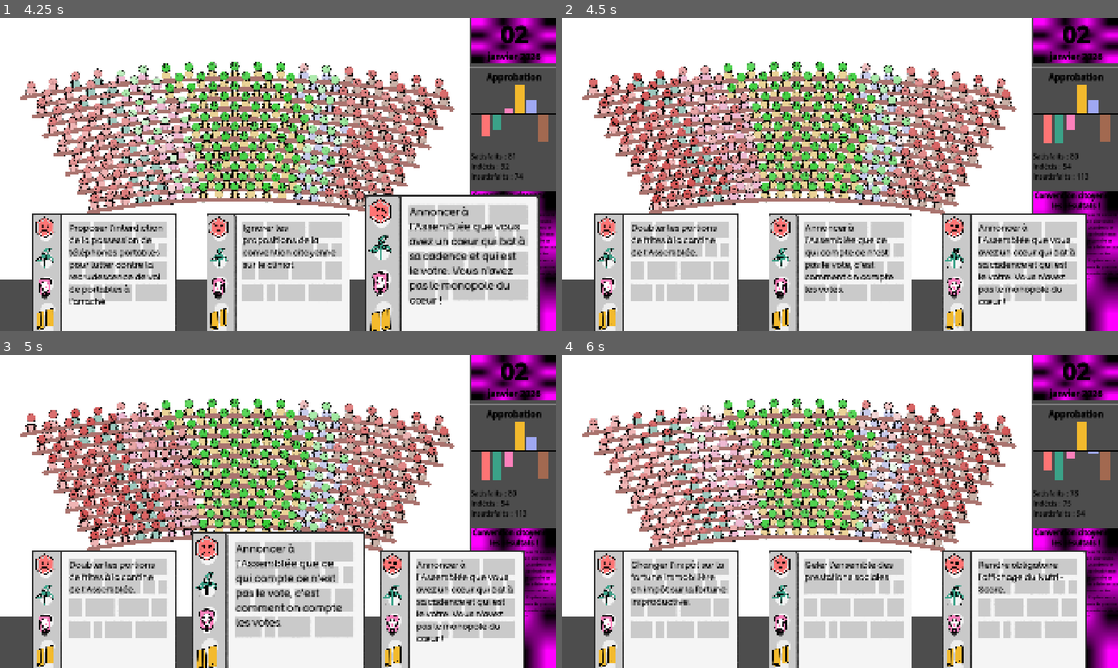
Above: before the commit, frames 1-4 (two rows, left to right).
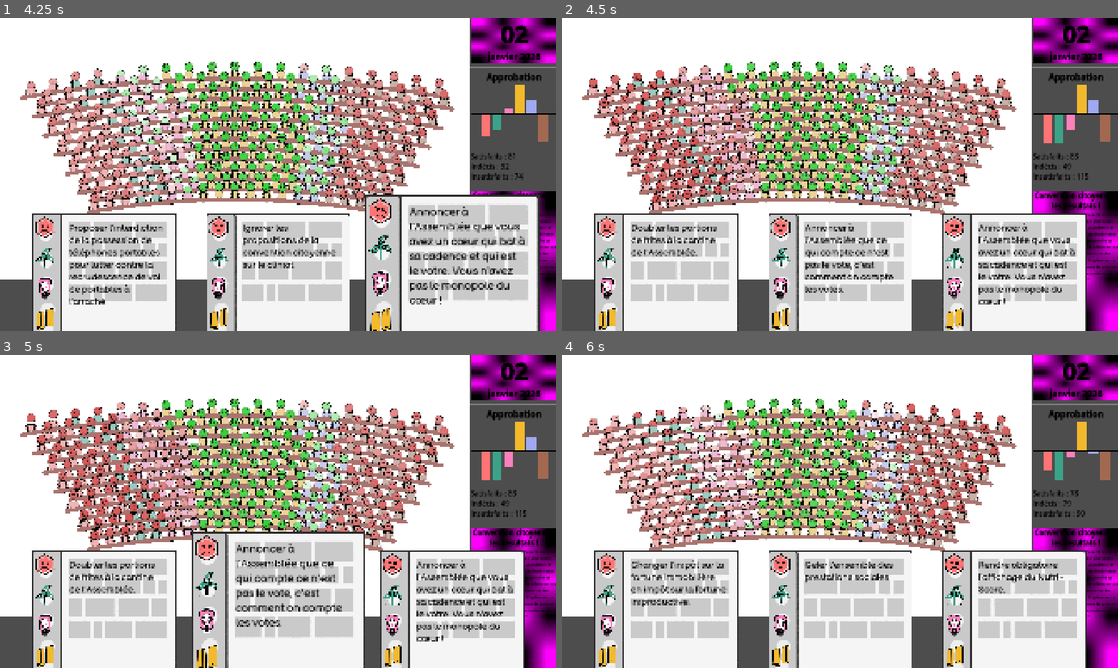
Above: after the commit, the same moments.

Repository: remimorvan/assemblee-nationale-simulator
Game: Godot game, scene res://scenes/game.tscn
Same seed, same stepped clock (60 frames per second), same inputs: the game is played once before the commit and once after it.
Inputs (mouse positions are in pixels of both pictures, inside the frame that each line leads up to):
- Up to frame 1 (4.25 s): tap Enter at 0.5 s; move the mouse to (511, 115) at 0.52 s; click (511, 115) at 0.67 s; tap Space at 1.25 s; move the mouse to (105, 309) at 1.27 s; click (105, 309) at 1.42 s; move the mouse to (278, 309) at 2.02 s; click (278, 309) at 2.17 s; move the mouse to (450, 309) at 2.77 s; click (450, 309) at 2.92 s; click (450, 309) at 3.67 s
- Up to frame 2 (4.5 s): move the mouse to (840, 309) at 4.27 s; click (840, 309) at 4.42 s
- Up to frame 3 (5 s): no input
- Up to frame 4 (6 s): click (840, 646) at 5.17 s; click (840, 646) at 5.92 s

Frame 1 is identical in both runs. In frame 2, 0.2% of the frame differs, in the area x 33-95%, y 19-56%; in frame 3, 0.6%, in the area x 33-95%, y 16-55%; in frame 4, 0.4%.

Commit message:
groenland

Diff:
--- a/assets/card/cards.json
+++ b/assets/card/cards.json
@@ -600,5 +600,21 @@
 		"special_event": "collumbus_day",
 		"special_event_title": "Gérard Collumbus Day",
 		"special_event_descr": "Pour rendre hommage à Gérard Collumbus, une grande journée de festivités ont été organisées dans sa ville natale de Lugdunum par le gouvernement. De nombreux·euses député·e·s du parti En Pause devraient s'y rendre."
+	},
+	{
+		"text": "Envoyer des soldats français au Groenland pour le protéger de la menace impérialiste du « plus grand allié de l'UE » ?!",
+		"effects": {
+			"lfi": [0.6, 0.2],
+			"eco": [0.6, 0.2],
+			"soc": [0.7, 0.2],
+			"macron": [0.8, 0.2],
+			"lr": [0.6, 0.2],
+			"rn": [0.6, 0.2]
+		},
+		"image_path": "safety.png",
+		"quote": "",
+		"special_event": "groenland",
+		"special_event_title": "Représailles américaines",
+		"special_event_descr": "La réponse du président américain de s'est pas faite attendre après l'envoi de troupes françaises au Groenland : les troupes américaines vont venir apporter la démocratie dans notre pays. Après une réunion d'urgence, l'Assemblée nationale a décidé de remettre le premier ministre aux forces américaines."
 	}
 ]
--- a/scripts/player.gd
+++ b/scripts/player.gd
@@ -141,6 +141,14 @@
 				mp.change_approval(delta)
 		"mediapart":
 			incr_nb_card_played()
+		"groenland":
+			for mp in get_tree().get_nodes_in_group("MP"):
+				mp.change_approval(-100)
+			var votes: Array[int] = [0, 0, 0];
+			for mp in get_tree().get_nodes_in_group("MP"):
+				votes[mp.get_final_vote()+1] += 1
+				await mp.do_final_animation(mp.get_final_vote())
+			print("DÉFAITE !")
 		_:
 			print("TODO special event : " + event)
 
